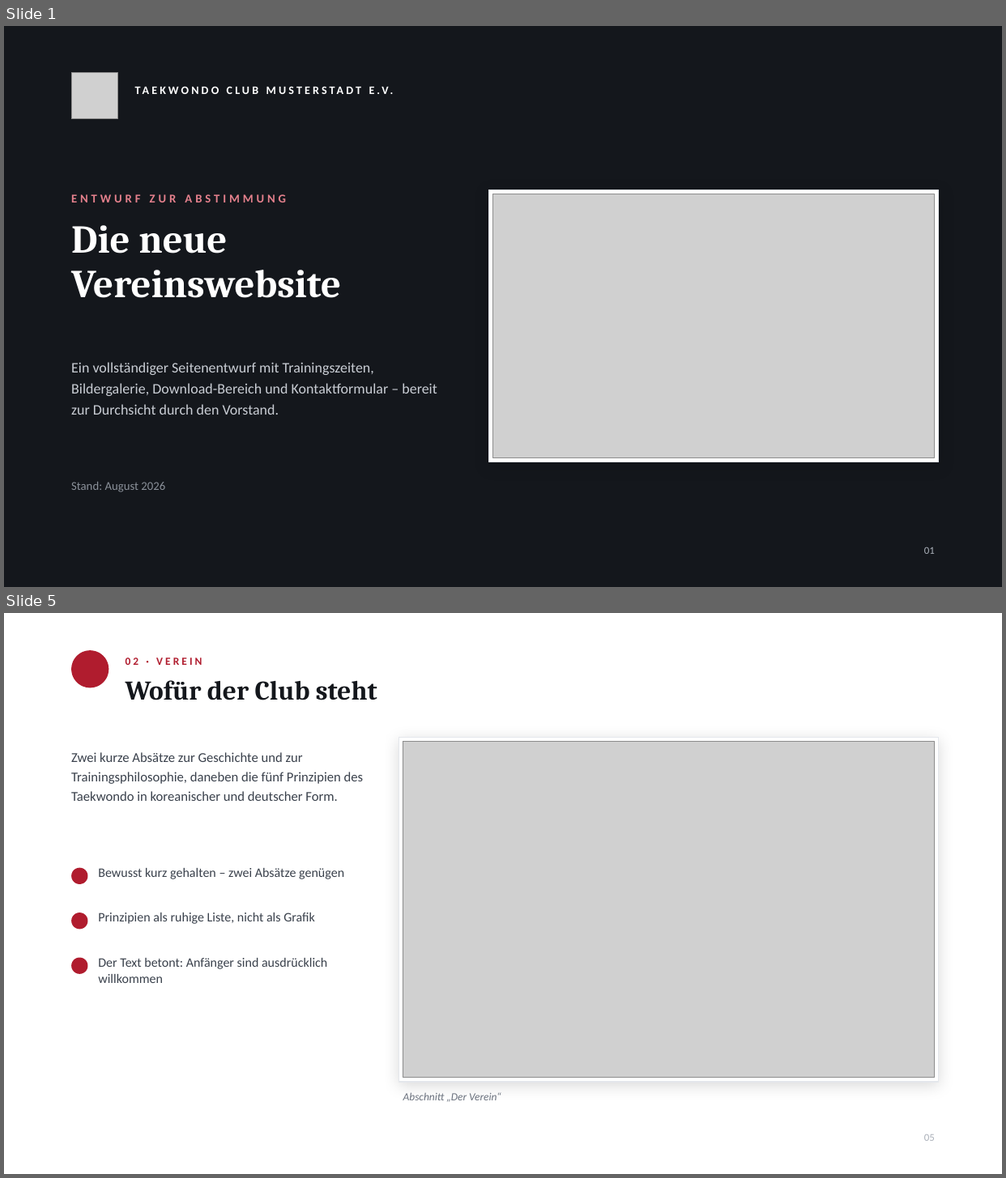
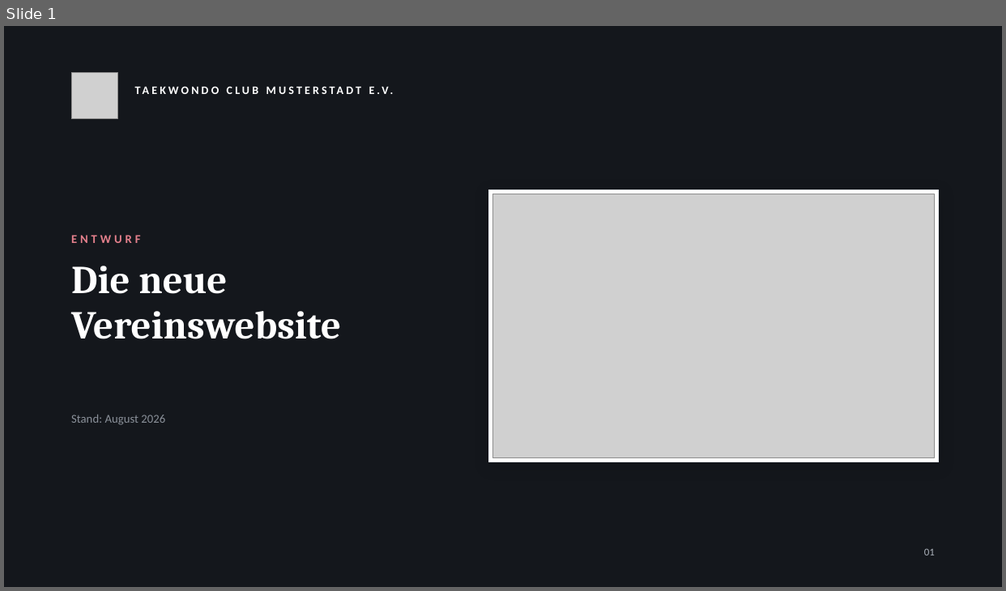
Before and after one commit to JustusRoe/Taekwondo-, a slide deck: praesentation/Website-Entwurf-Taekwondo-Club.pptx. Shown one above the other, each under a label of ours: slides 1 and 5 before the commit, slide 1 after it; the slides between them are not shown. The pictures are 1006x1178 and 1006x591 pixels, drawn with LibreOffice and Linux fonts; fonts in the diff are those of the drawing; grey boxes stand for pictures; background and template pictures are left out. Boxes give left, top, right and bottom in pixels: in the first picture for what was removed or moved away, otherwise in the second. Text is boxed around its words. In the diff, an @@ line names an element or a change of style, - is before the commit and + after.

```diff
--- a/praesentation/Website-Entwurf-Taekwondo-Club.pptx
+++ b/praesentation/Website-Entwurf-Taekwondo-Club.pptx
@@ slide 5 removed at [4, 613, 1002, 1174], background #FFFFFF @@
@@ ellipse removed at [71, 650, 108, 688] @@
@@ text removed at [126, 658, 202, 665] @@
-02 · VEREIN
@@ text removed at [126, 680, 377, 700] @@
-Wofür der Club steht
@@ text removed at [71, 752, 364, 801] @@
-Zwei kurze Absätze zur Geschichte und zur Trainingsphilosophie, daneben die fünf Prinzipien des Taekwondo in koreanischer und deutscher Form.
@@ rectangle removed at [399, 738, 939, 1082] @@
@@ picture removed at [403, 742, 935, 1078] @@
@@ ellipse removed at [71, 867, 88, 884] @@
@@ text removed at [98, 868, 344, 879] @@
-Bewusst kurz gehalten – zwei Absätze genügen
@@ ellipse removed at [71, 913, 88, 929] @@
@@ text removed at [98, 913, 315, 924] @@
-Prinzipien als ruhige Liste, nicht als Grafik
@@ ellipse removed at [71, 958, 88, 974] @@
@@ text removed at [98, 958, 327, 983] @@
-Der Text betont: Anfänger sind ausdrücklich willkommen
@@ text removed at [403, 1093, 501, 1102] @@
-Abschnitt „Der Verein“
@@ text removed at [924, 1135, 935, 1141] @@
-05
@@ slide 1 changed as well @@
@@ text at [71, 235, 140, 243]: text changed @@
-ENTWURF ZUR ABSTIMMUNG
+ENTWURF
@@ text "Die neue": place and size @@
-text "Die neue" at [71, 225, 341, 298]
+text "Die neue" at [71, 266, 341, 339]
@@ text removed at [71, 362, 437, 415] @@
-Ein vollständiger Seitenentwurf mit Trainingszeiten, Bildergalerie, Download-Bereich und Kontaktformular – bereit zur Durchsicht durch den Vorstand.
@@ text "Stand: August 2026": place and size @@
-text "Stand: August 2026" at [71, 482, 165, 493]
+text "Stand: August 2026" at [71, 415, 165, 425]
```
Also in this commit, not shown: 12 slides added, 13 other slides removed, 1 other file.
